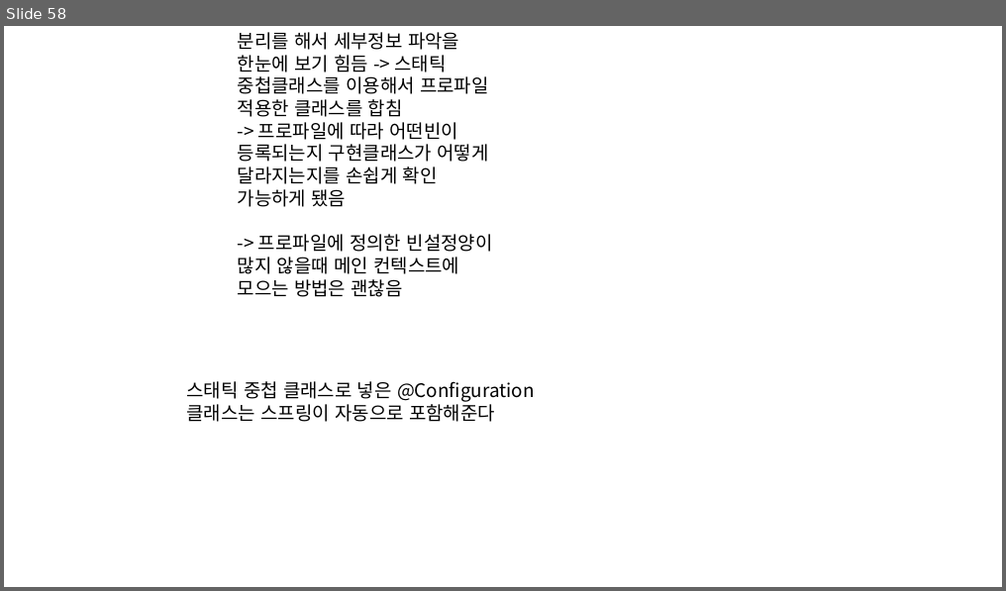
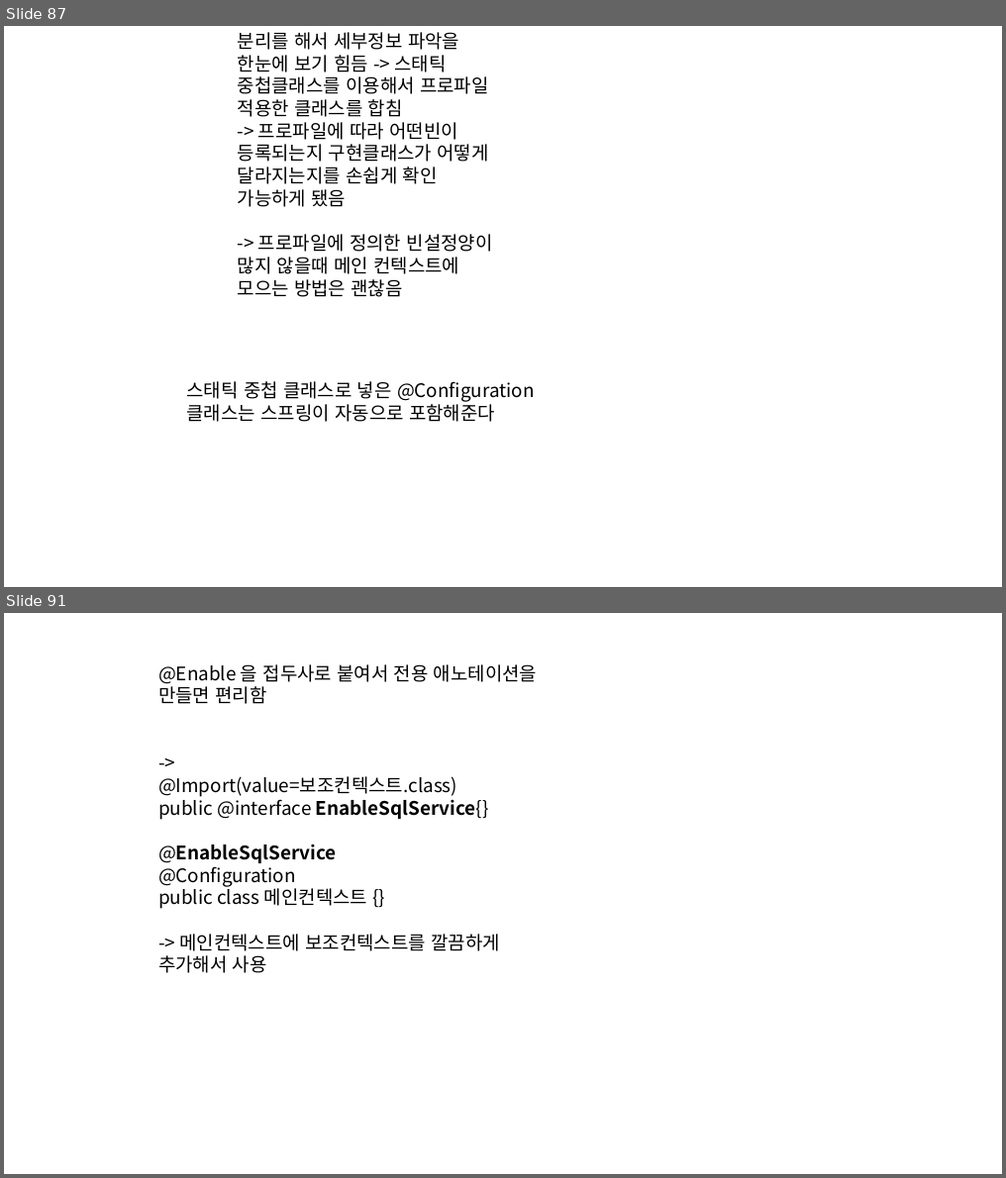
Before and after one commit to eongss/testproject, a slide deck: 프레젠테이션1.pptx. Shown one above the other, each under a label of ours: slide 58 before the commit, slides 87 and 91 after it; the slides between them are not shown. The pictures are 1006x591 and 1006x1178 pixels, drawn with LibreOffice and Linux fonts; fonts in the diff are those of the drawing. Boxes give left, top, right and bottom in pixels: in the first picture for what was removed or moved away, otherwise in the second. Text is boxed around its words. In the diff, an @@ line names an element or a change of style, - is before the commit and + after.

```diff
--- a/프레젠테이션1.pptx
+++ b/프레젠테이션1.pptx
@@ slide 91 added at (4, 613, 1002, 1174), background #FFFFFF @@
@@ text added at (158, 664, 537, 973), 18 pt, text #000000 @@
+@Enable 을 접두사로 붙여서 전용 애노테이션을 만들면 편리함
+->
+@Import(value=보조컨텍스트.class)
+public @interface EnableSqlService{}
+@EnableSqlService
+@Configuration
+public class 메인컨텍스트 {}
+-> 메인컨텍스트에 보조컨텍스트를 깔끔하게 추가해서 사용
@@ what was slide 58 is now slide 87 @@
```
Also in this commit, not shown: 59 other slides added, 3 slides removed, 1 other file.
